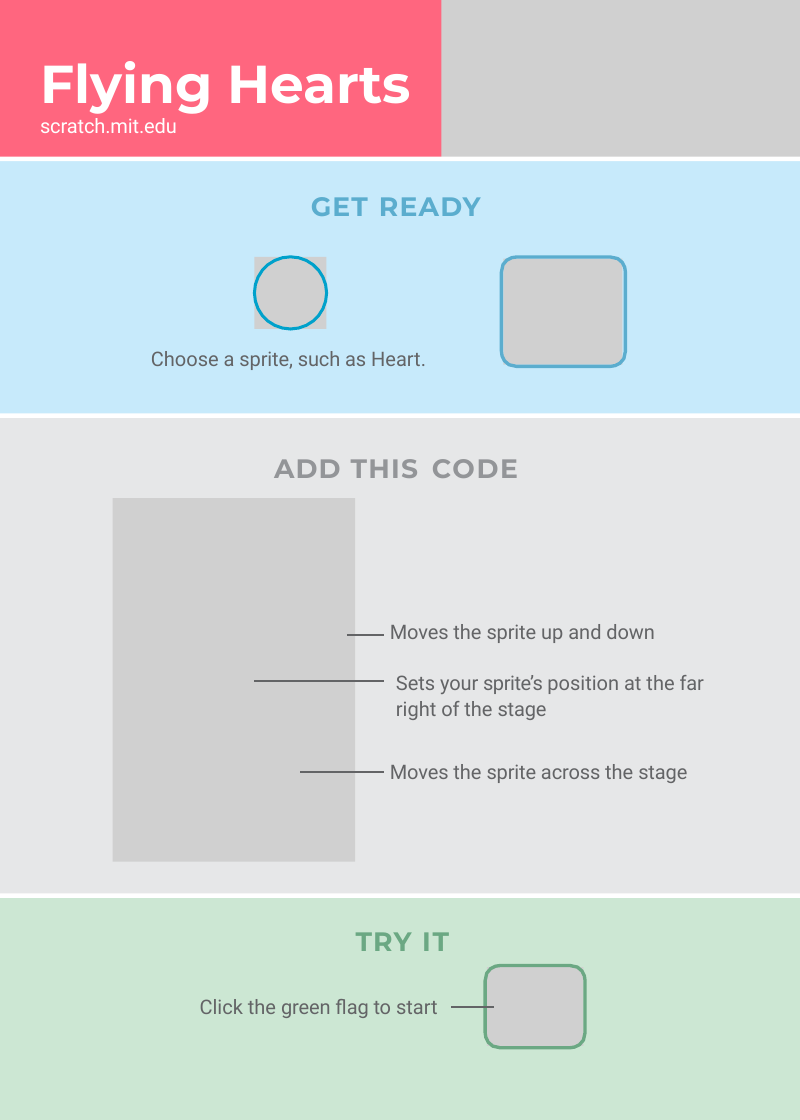
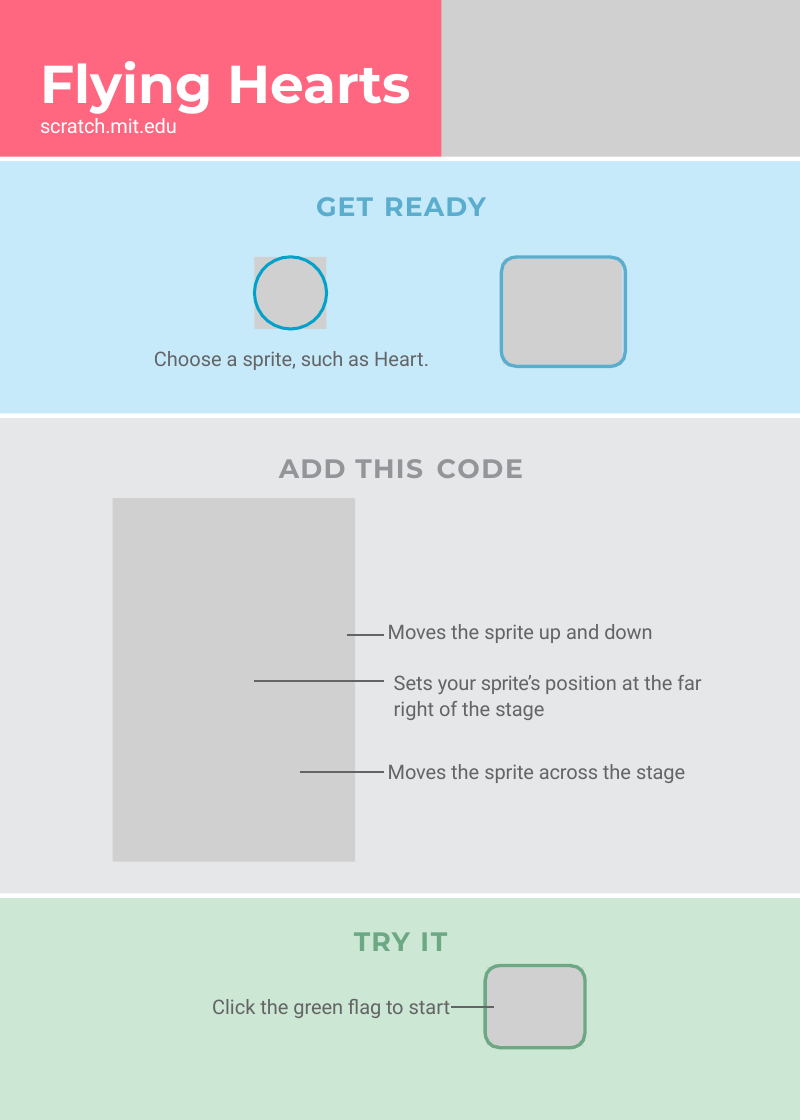
Before and after one commit to hansdejongehv/Scratch-Cards-Temp, a slide deck: slide 14 of English Scratch Cards easier to translate/fly-cards.pptx. Drawn at 800x1120 pixels with LibreOffice and Linux fonts; fonts in the diff are those of the drawing; grey boxes stand for pictures. Boxes give left, top, right and bottom in pixels: in the first picture for what was removed or moved away, otherwise in the second. Text is boxed around its words. In the diff, an @@ line names an element or a change of style, - is before the commit and + after.

```diff
--- a/English Scratch Cards easier to translate/fly-cards.pptx
+++ b/English Scratch Cards easier to translate/fly-cards.pptx
@@ alignment left to centre in 3 elements at box(154, 351, 429, 370), box(279, 459, 523, 478), box(316, 197, 486, 216) @@
@@ indent changed in 3 elements at box(388, 624, 652, 643), box(394, 675, 701, 720), box(388, 764, 685, 783) @@
@@ text "Click the green flag to ...": place and size @@
-text "Click the green flag to ..." at box(200, 999, 438, 1018)
+text "Click the green flag to ..." at box(212, 999, 451, 1018)
@@ text "Click the green flag to ..." at box(212, 999, 451, 1018): alignment left to right @@
```
Also in this commit, not shown: 15 other slides changed, 1 other file.
